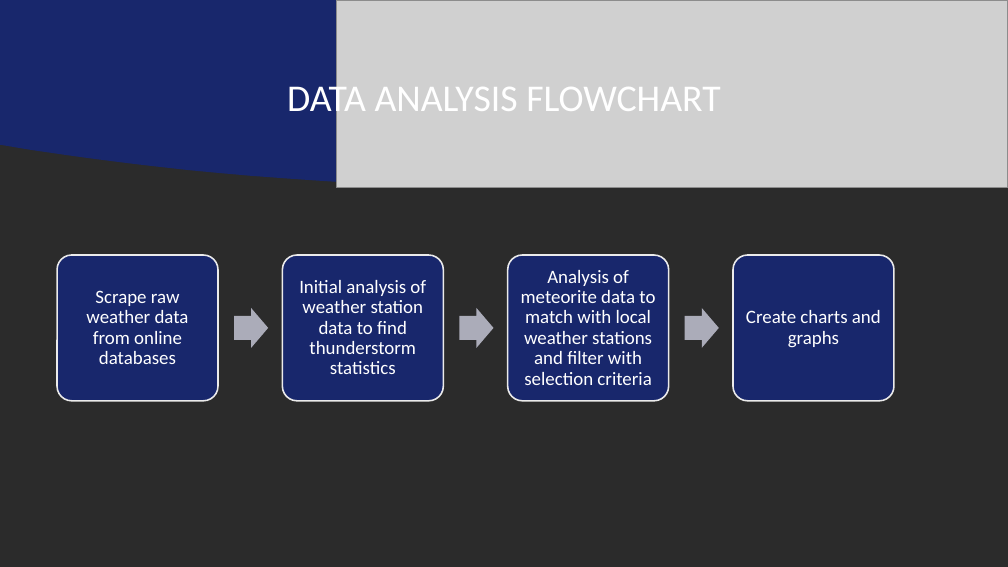
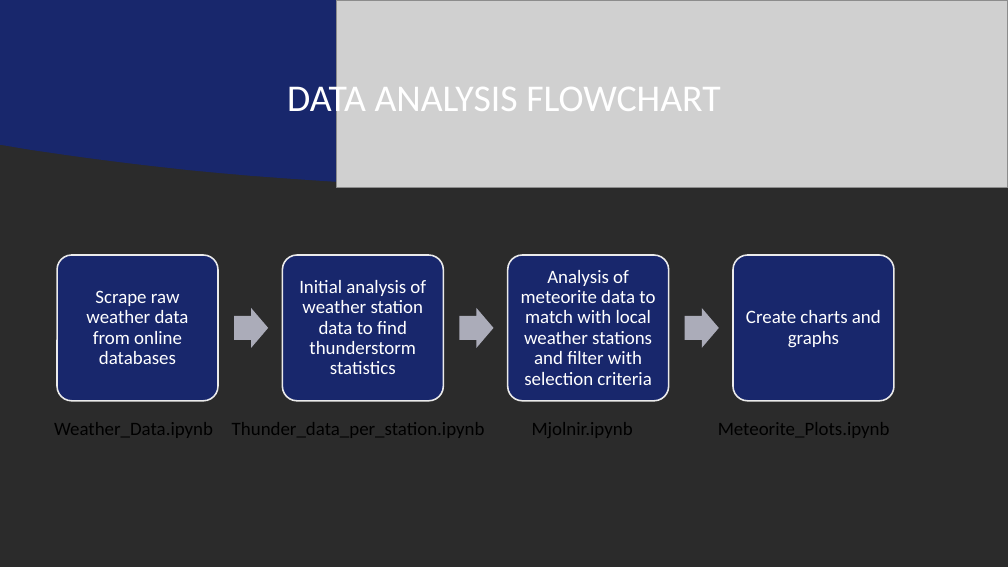
Before and after one commit to Jollyfalcon/Mjolnir, a slide deck: slide 3 of Mjolnir Group Presentation.pptx. Drawn at 1008x567 pixels with LibreOffice and Linux fonts; fonts in the diff are those of the drawing; grey boxes stand for pictures; background and template pictures are left out; a plain dark background stands for a picture behind light text. Boxes give left, top, right and bottom in pixels: in the first picture for what was removed or moved away, otherwise in the second. Text is boxed around its words. In the diff, an @@ line names an element or a change of style, - is before the commit and + after.

```diff
--- a/Mjolnir Group Presentation.pptx
+++ b/Mjolnir Group Presentation.pptx
@@ text added at (54,422,213,438), 18 pt, text #000000 @@
+Weather_Data.ipynb
@@ text added at (232,422,485,438), 18 pt, text #000000 @@
+Thunder_data_per_station.ipynb
@@ text added at (532,422,633,438), 18 pt, text #000000 @@
+Mjolnir.ipynb
@@ text added at (718,422,890,438), 18 pt, text #000000 @@
+Meteorite_Plots.ipynb
```
Also in this commit, not shown: 3 other slides changed, 4 slides added, 2 slides removed, 1 other file.
